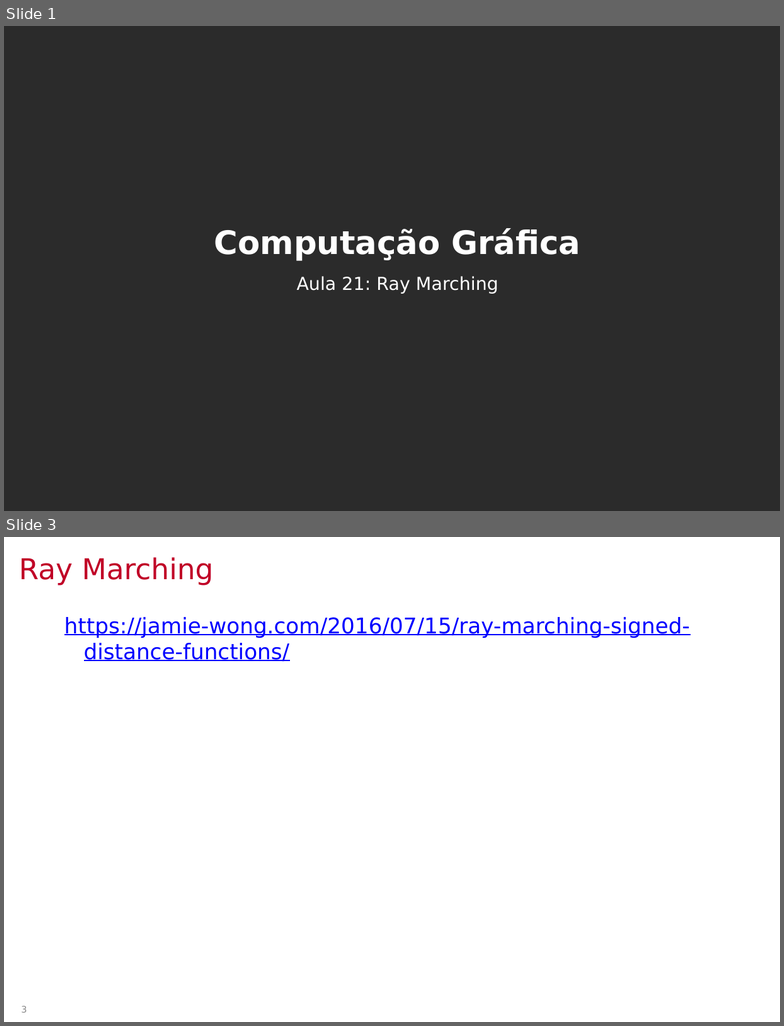
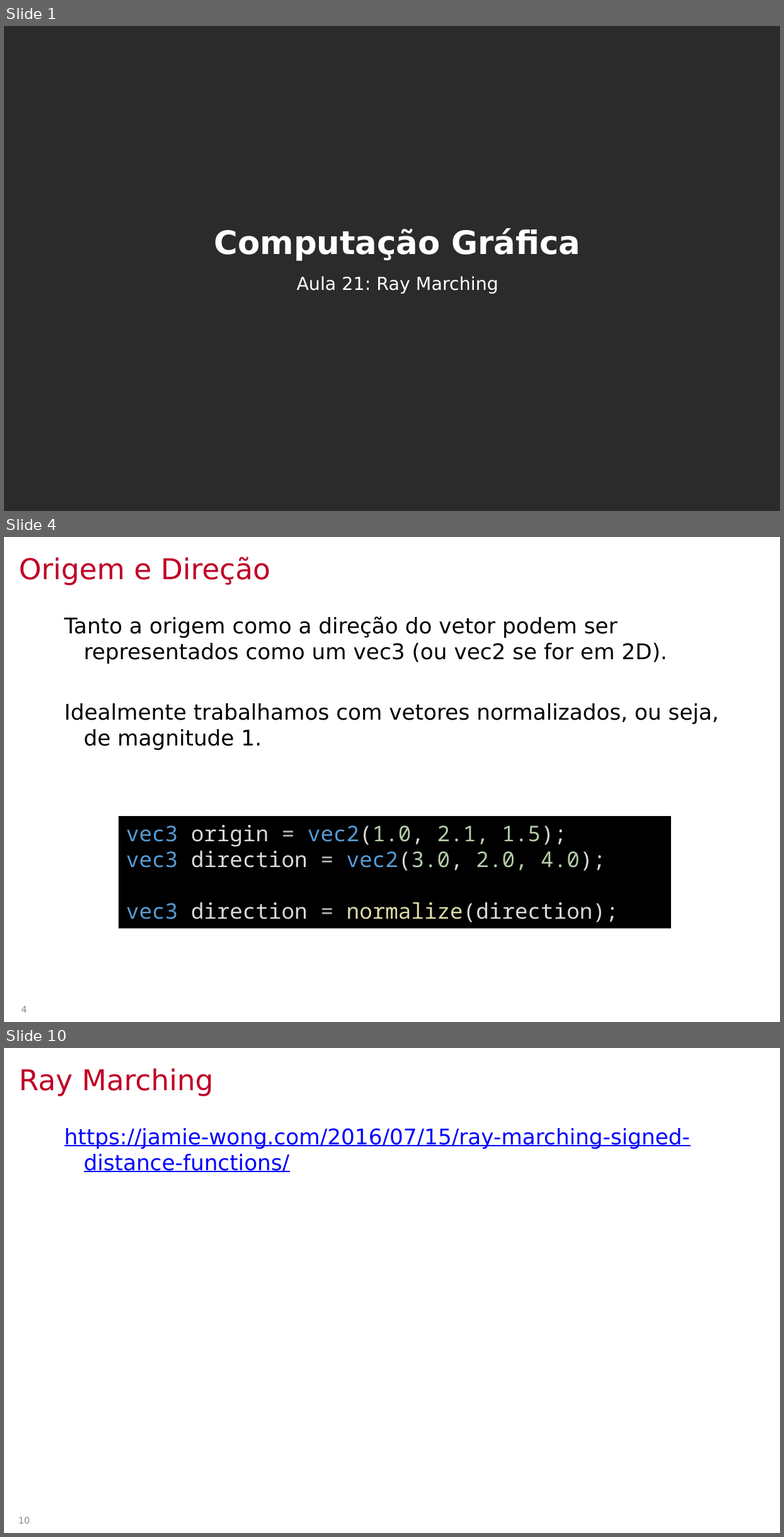
Before and after one commit to lpsoares/ComputacaoGrafica, a slide deck: aulas/22-ray_marching/aula21_ray_marching.pptx. Shown one above the other, each under a label of ours: slides 1 and 3 before the commit, slides 1, 4 and 10 after it; the slides between them are not shown. The pictures are 784x1026 and 784x1537 pixels, drawn with LibreOffice and Linux fonts; fonts in the diff are those of the drawing; background and template pictures are left out; a plain dark background stands for a picture behind light text. Boxes give left, top, right and bottom in pixels: in the first picture for what was removed or moved away, otherwise in the second. Text is boxed around its words. In the diff, an @@ line names an element or a change of style, - is before the commit and + after.

```diff
--- a/aulas/22-ray_marching/aula21_ray_marching.pptx
+++ b/aulas/22-ray_marching/aula21_ray_marching.pptx
@@ slide 4 added at box(4, 537, 780, 1022), background #FFFFFF @@
@@ title added at box(19, 557, 270, 586), 26.7 pt, text #C00026 @@
+Origem e Direção
@@ text added at box(64, 616, 719, 750), 20 pt, text #000000 @@
+Tanto a origem como a direção do vetor podem ser representados como um vec3 (ou vec2 se for em 2D).
+Idealmente trabalhamos com vetores normalizados, ou seja, de magnitude 1.
@@ rectangle added at box(119, 817, 672, 929), fill #000000, 20 pt, text #DADADA @@
+vec3 origin = vec2(1.0, 2.1, 1.5);
+vec3 direction = vec2(3.0, 2.0, 4.0);
+vec3 direction = normalize(direction);
@@ page number added at box(21, 1006, 27, 1013), 8.3 pt, text #888888 @@
+4
@@ what was slide 3 is now slide 10 @@
@@ page number at box(18, 1517, 30, 1524): text changed @@
-3
+10
```
Also in this commit, not shown: 1 slide changed, 6 other slides added, 1 slide removed, 6 other files.
